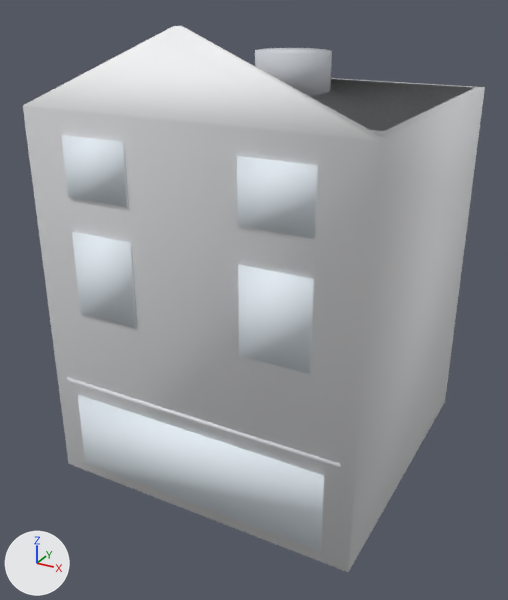
What one commit did to the glTF model assets/models/commercial-shop-gable.glb.
Both versions are drawn from a 50 mm lens placed at (11.7, -22.8, 17.4), pointed at (-0.2, -1.0, 6.5). The lights are fixed; the arrows at lower left show +X, +Y and +Z. The older version comes first. Where no turn or scale is listed for an object, it has been applied to the vertices. Vertices at exactly the same position are counted once.

The first picture shows 'geometry_0'.
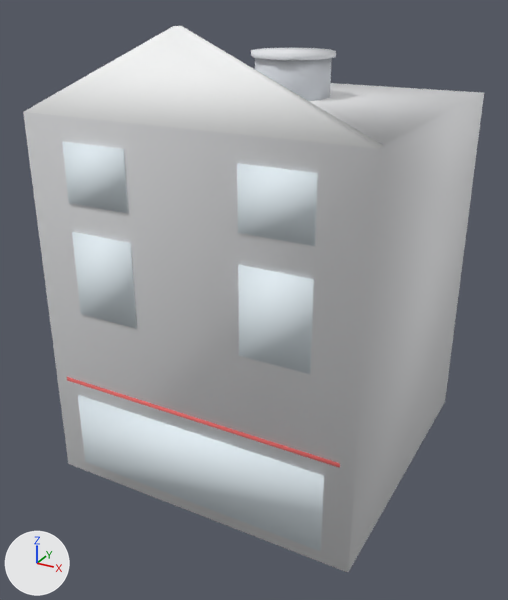
Changed parts and their boxes (x1, y1, x2, y2) in the pictures (508 x 600 px; the box of a moved part takes in the faces that stretch with it):
'geometry_0', reshaped
    before: (23, 26, 485, 572)
    after: (23, 26, 484, 572)
part 1 of me_geometry_0, moved or reshaped (not visible afterwards)
    before: (308, 79, 475, 131)
part 2 of me_geometry_0, moved or reshaped
    before: (61, 135, 128, 207)
    after: (62, 141, 128, 213)
part 3 of me_geometry_0, moved or reshaped
    before: (237, 156, 318, 239)
    after: (237, 163, 318, 246)
part 4 of me_geometry_0, moved or reshaped
    before: (23, 26, 485, 470)
    after: (23, 26, 484, 470)
part 5 of me_geometry_0, reshaped
    before: (255, 48, 332, 95)
    after: (251, 48, 336, 101)
part 6 of me_geometry_0, recoloured
    both: (24, 26, 484, 470)

What the commit changed:
me_geometry_0 is used by ob_geometry_0; location (0.0, 0.0, 0.0).
Verts and faces of me_geometry_0; kept vertices keep their numbers, new ones are numbered from 90.
Before the commit, vertices of me_geometry_0: 2 (6.0, -5.9, 14.0) at pixel (378, 140), 3 (-6.0, -5.9, 14.0) at pixel (22, 105), 6 (-6.0, 6.0, 14.0), 7 (6.0, 6.0, 14.0) at pixel (484, 87), 9 (6.0, -5.5, 14.0) at pixel (384, 137).
Before the commit, vertices of me_geometry_0: 10 (-6.0, -5.5, 14.0).
me_geometry_0 had 90 vertices, 144 faces and spanned x -6.0..6.0, y -6.0..6.0, z 0.0..16.5.
me_geometry_0 now has 111 vertices, 184 faces and spans x -6.0..6.0, y -6.0..6.0, z 0.0..16.5.
me_geometry_0 part 1: the loose piece of 8 vertices spanning x -5.7..5.7, y -4.7..5.8, z 13.6..14.0 is moved by (0.0, 0.1, -0.2).
me_geometry_0 part 2: the loose piece of 8 vertices spanning x -4.4..-2.0, y -6.0..-5.9, z 11.2..13.2 is moved by (0.0, 0.0, -0.2).
me_geometry_0 part 3: the loose piece of 8 vertices spanning x 2.0..4.4, y -6.0..-5.9, z 11.2..13.2 is moved by (0.0, 0.0, -0.2).
Part 4, on me_geometry_0:
Vertices 2, 3, 6, 7, 9, 10 move by (0.0, 0.0, -0.2).
Part 5, on me_geometry_0:
21 vertices are removed from x -1.3..1.3, y 0.1..2.9, z 14.0..15.4.
40 faces are deleted.
32 vertices are added at x -1.5..1.5, y 0.0..3.1, z 13.8..15.4.
10 new vertices lie (0.0, 0.0, 1.4) away from vertices in x -1.3..1.3, y 0.1..2.9, z 13.8.
80 new faces join them.
me_geometry_0 part 6: 32 kept faces spanning x -6.0..6.0, y -6.0..6.0, z 0.0..16.5 get new vertex colours.
